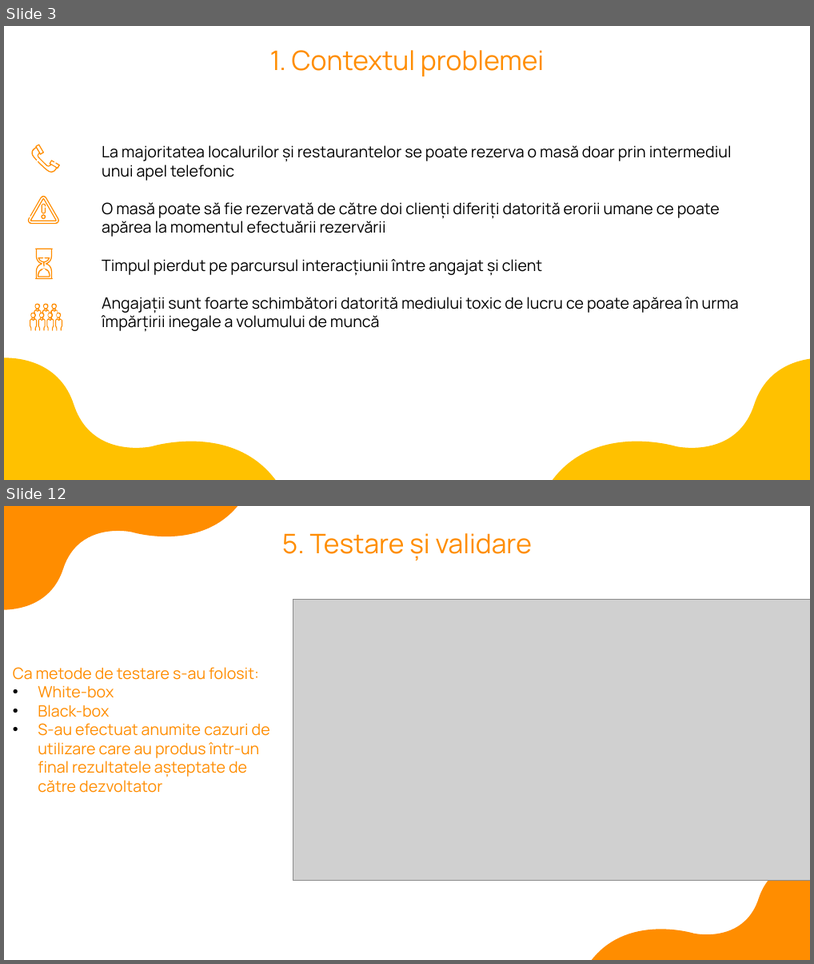
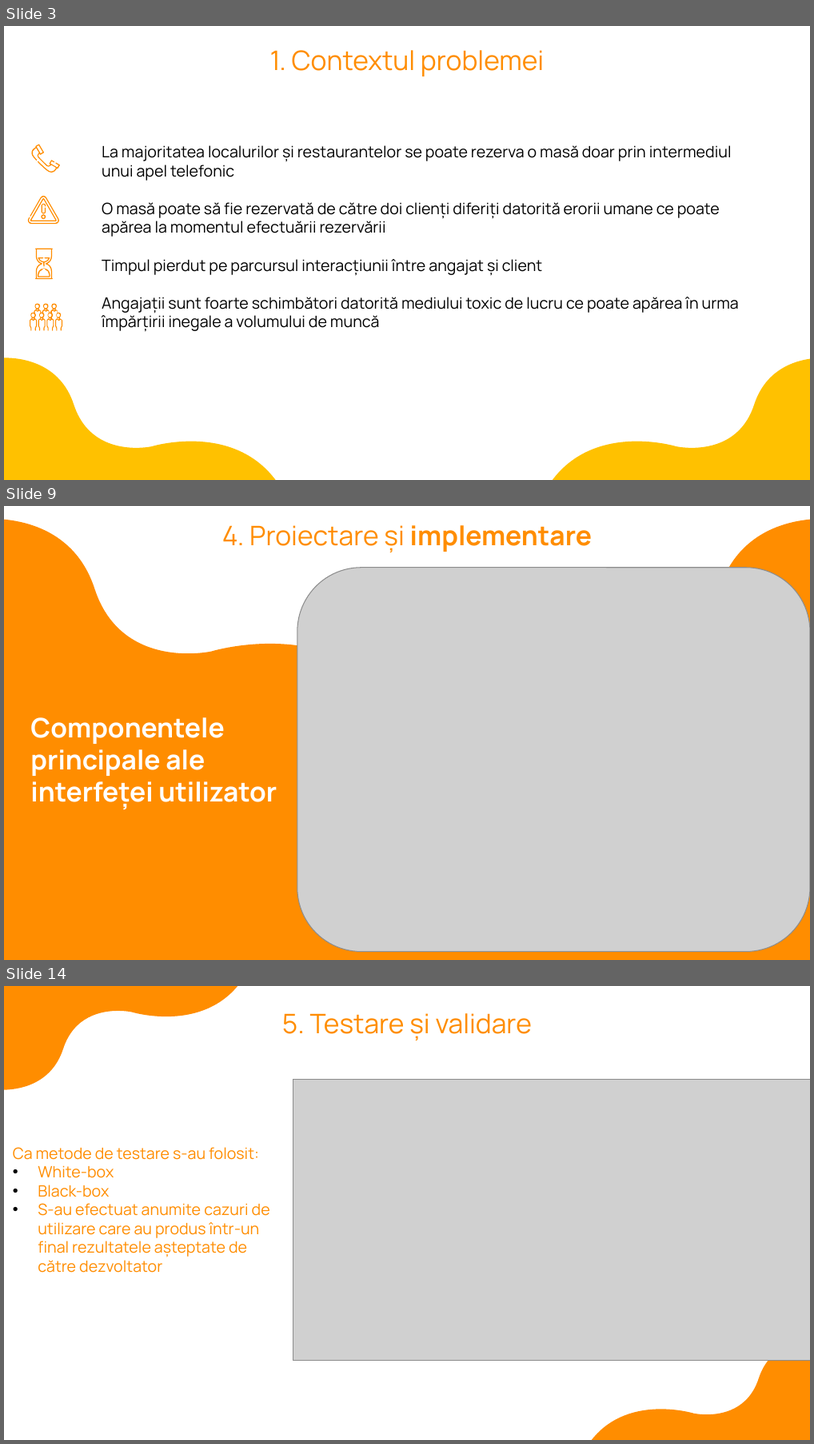
Before and after one commit to StanciuOctav/QuickPlate, a slide deck: QuickPlate/Stanciu_Ioan_Octavian_prezentare.pptx. Shown one above the other, each under a label of ours: slides 3 and 12 before the commit, slides 3, 9 and 14 after it; the slides between them are not shown. The pictures are 814x964 and 814x1444 pixels, drawn with LibreOffice and Linux fonts; fonts in the diff are those of the drawing; grey boxes stand for pictures. Boxes give left, top, right and bottom in pixels: in the first picture for what was removed or moved away, otherwise in the second. Text is boxed around its words. In the diff, an @@ line names an element or a change of style, - is before the commit and + after.

```diff
--- a/QuickPlate/Stanciu_Ioan_Octavian_prezentare.pptx
+++ b/QuickPlate/Stanciu_Ioan_Octavian_prezentare.pptx
@@ slide 9 added at (4,506,810,960), background #FFFFFF @@
@@ freeform shape added at (4,519,810,780), fill #FF8D00 @@
@@ text added at (222,525,592,552), 24 pt, text #FF8D00 @@
+4. Proiectare și implementare
@@ picture added at (298,568,810,951) @@
@@ text added at (30,717,277,809), 24 pt, text #FFFFFF, bold @@
+Componentele principale ale interfeței utilizator
@@ rectangle added at (4,762,810,960), fill #FF8D00 @@
@@ what was slide 12 is now slide 14 @@
```
Also in this commit, not shown: 6 slides changed, 3 other slides added, 2 slides removed, 8 other files.
